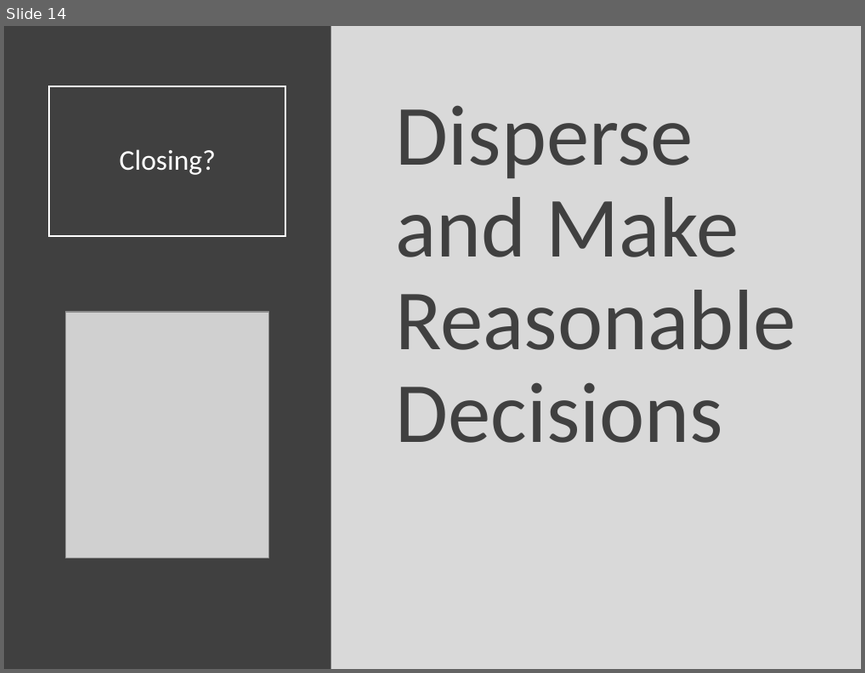
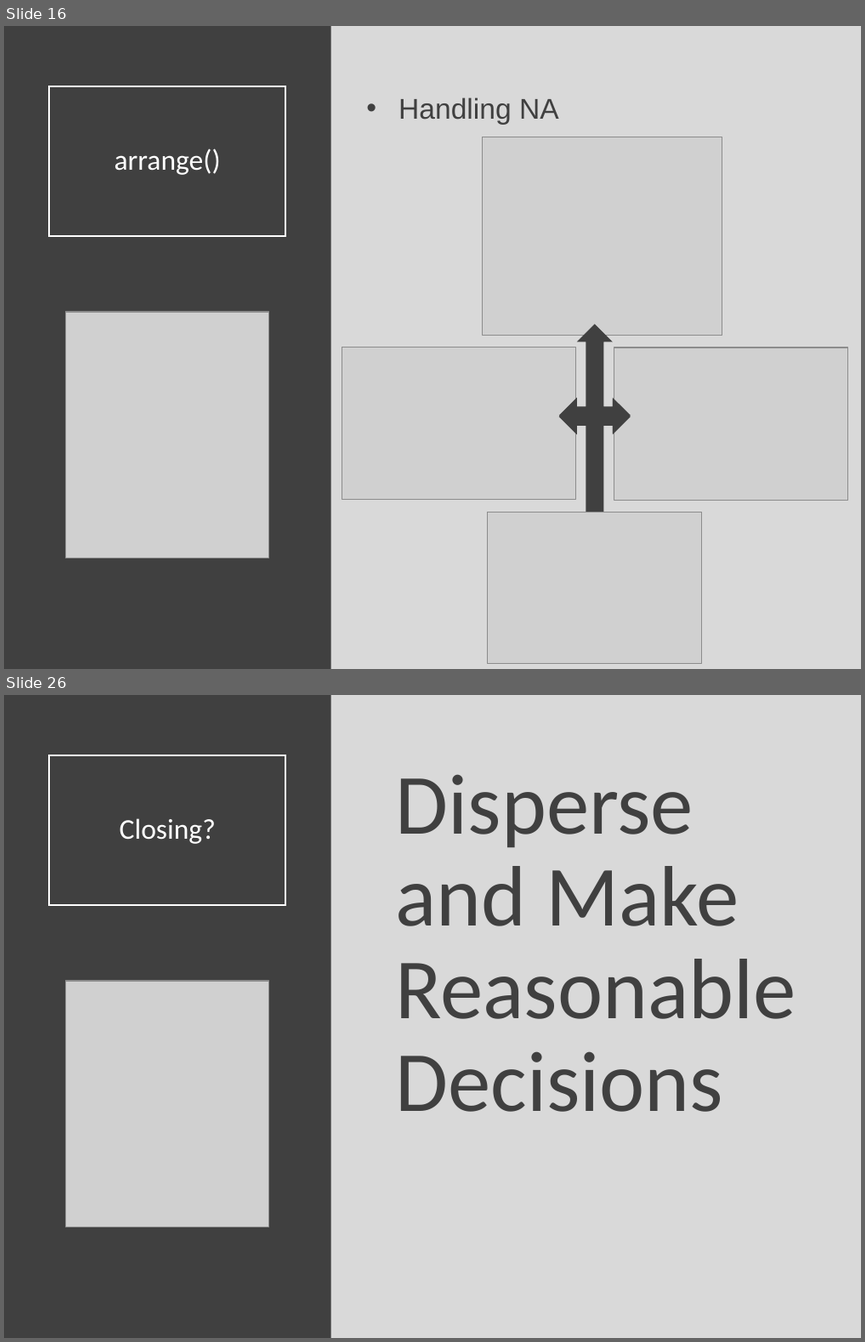
Before and after one commit to Yixf-Self/STOR320_WEBSITE, a slide deck: Lectures/Lecture 4/Lecture 4.pptx. Shown one above the other, each under a label of ours: slide 14 before the commit, slides 16 and 26 after it; the slides between them are not shown. The pictures are 865x673 and 865x1342 pixels, drawn with LibreOffice and Linux fonts; fonts in the diff are those of the drawing; grey boxes stand for pictures. Boxes give left, top, right and bottom in pixels: in the first picture for what was removed or moved away, otherwise in the second. Text is boxed around its words. In the diff, an @@ line names an element or a change of style, - is before the commit and + after.

```diff
--- a/Lectures/Lecture 4/Lecture 4.pptx
+++ b/Lectures/Lecture 4/Lecture 4.pptx
@@ slide 16 added at box(4, 26, 861, 669), background #D9D9D9 @@
@@ rectangle added at box(4, 26, 331, 669), fill #404040 @@
@@ title added at box(49, 86, 286, 236), outline #FFFFFF 1.5 pt, 24 pt, text #FFFFFF @@
+arrange()
@@ text added at box(398, 97, 559, 125), 24 pt, text #404040 @@
+• Handling NA
@@ picture added at box(482, 136, 722, 335) @@
@@ picture added at box(66, 312, 268, 557) @@
@@ left right up arrow added at box(559, 324, 630, 433), fill #404040 @@
@@ picture added at box(342, 347, 576, 499) @@
@@ picture added at box(614, 347, 848, 499) @@
@@ left right up arrow added at box(559, 398, 630, 540), fill #404040 @@
@@ picture added at box(488, 512, 702, 664) @@
@@ what was slide 14 is now slide 26 @@
```
Also in this commit, not shown: 2 slides changed, 11 other slides added, 3 other files.
